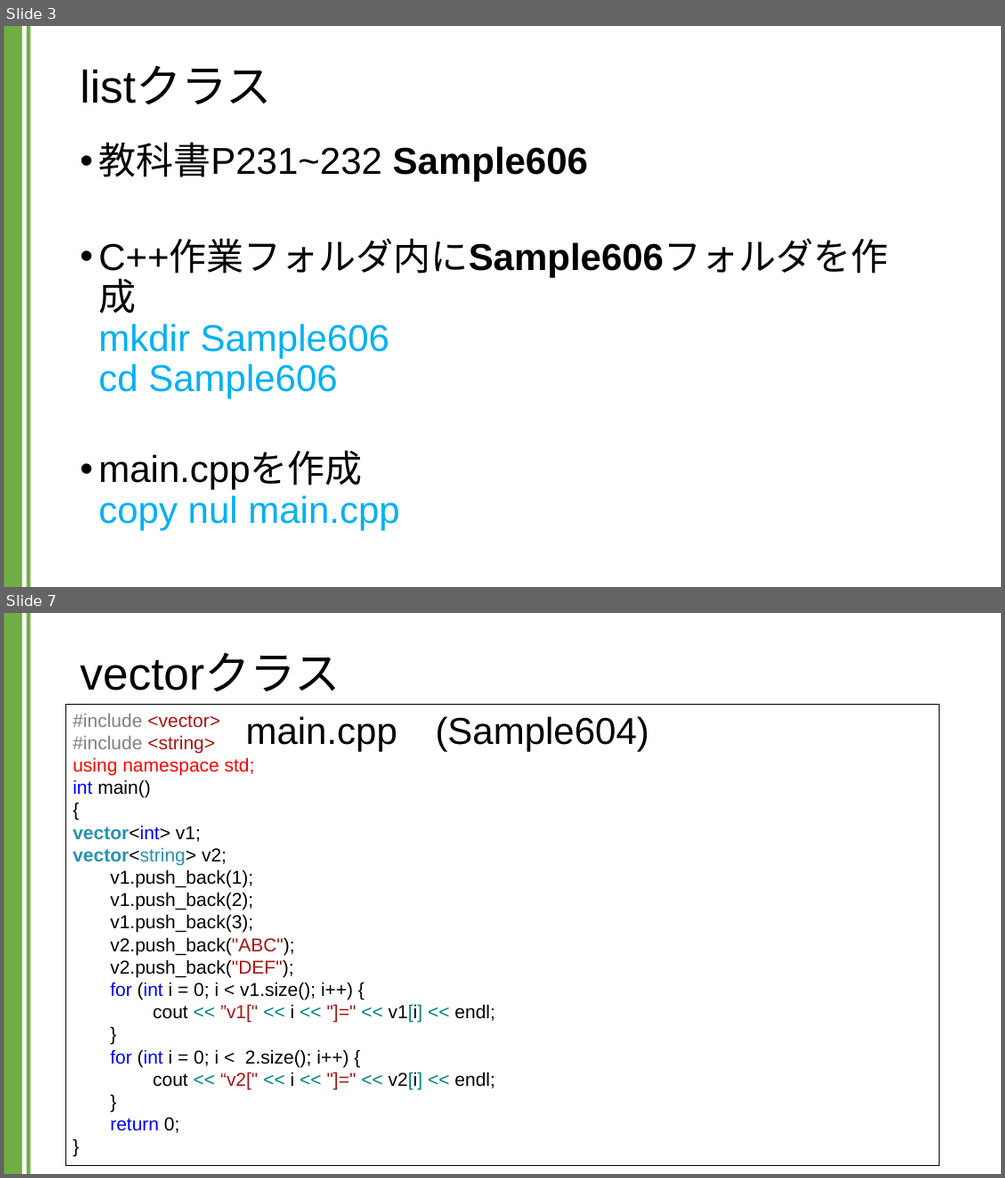
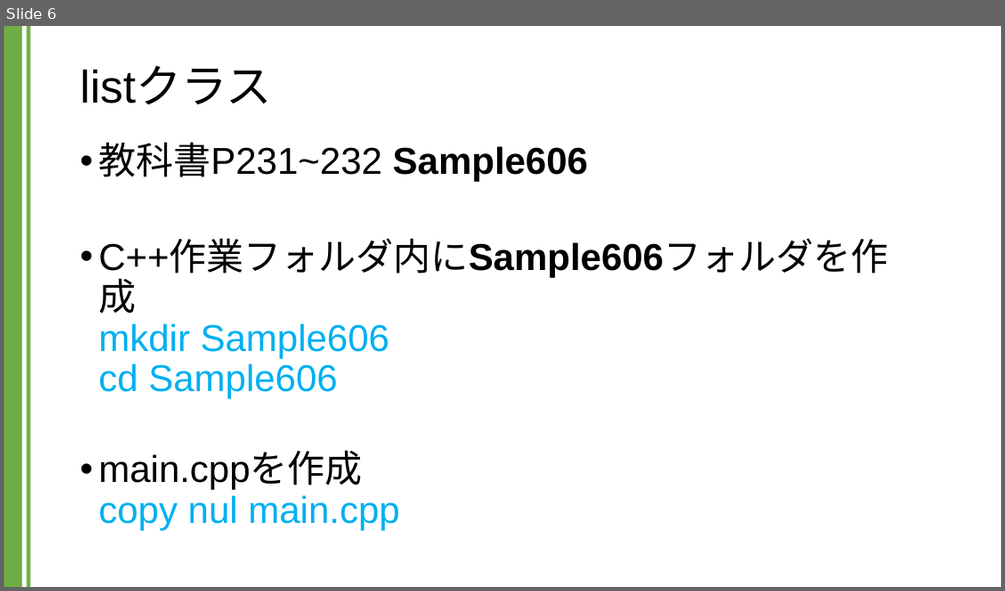
Before and after one commit to kic-murata/cpp2024, a slide deck: 授業資料/講義資料：Listクラス.pptx. Shown one above the other, each under a label of ours: slides 3 and 7 before the commit, slide 6 after it; the slides between them are not shown. The pictures are 1005x1178 and 1005x591 pixels, drawn with LibreOffice and Linux fonts; fonts in the diff are those of the drawing. Boxes give left, top, right and bottom in pixels: in the first picture for what was removed or moved away, otherwise in the second. Text is boxed around its words. In the diff, an @@ line names an element or a change of style, - is before the commit and + after.

```diff
--- a/授業資料/講義資料：Listクラス.pptx
+++ b/授業資料/講義資料：Listクラス.pptx
@@ slide 7 removed at [4, 613, 1001, 1174], background #FFFFFF; not listed: 2 template elements that a slide beside it also shows @@
@@ title removed at [80, 653, 340, 691] @@
-vectorクラス
@@ rectangle removed at [65, 705, 939, 1166] @@
-#include <vector>
-#include <string>
-using namespace std;
-int main()
-{
-vector<int> v1;
-vector<string> v2;
-v1.push_back(1);
-v1.push_back(2);
-v1.push_back(3);
-v2.push_back("ABC");
-v2.push_back("DEF");
-for (int i = 0; i < v1.size(); i++) {
-cout << ”v1[" << i << "]=" << v1[i] << endl;
-}
-for (int i = 0; i < 2.size(); i++) {
-cout << “v2[" << i << "]=" << v2[i] << endl;
-}
-return 0;
-}
@@ text removed at [246, 716, 649, 751] @@
-main.cpp (Sample604)
@@ what was slide 3 is now slide 6 @@
```
Also in this commit, not shown: 2 slides changed, 9 slides added, 16 other slides removed, 1 other file.
